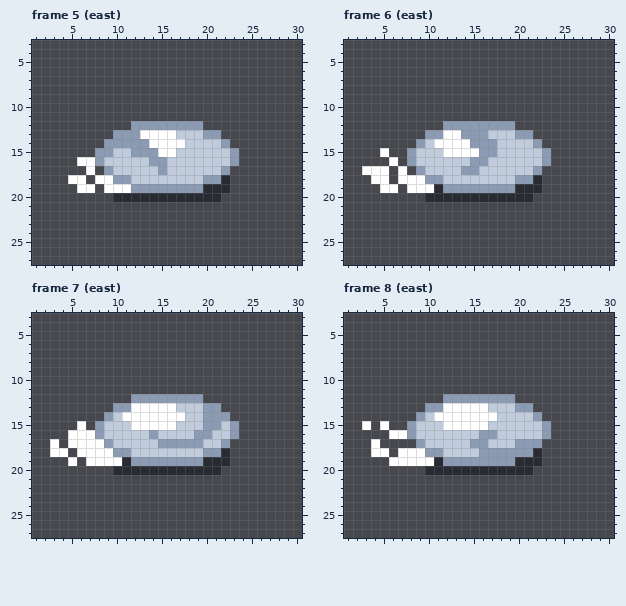
One commit to this pixel-art file: assets/ball6way.ase. Above: the version before the commit.
32x32 pixels, 28 frames. Shown: frame 5 (east): x 1..30, y 3..27; frame 6 (east): x 1..30, y 3..27; frame 7 (east): x 1..30, y 3..27; frame 8 (east): x 1..30, y 3..27. The commit also changed other frames, which this record leaves out.
Now the later version:
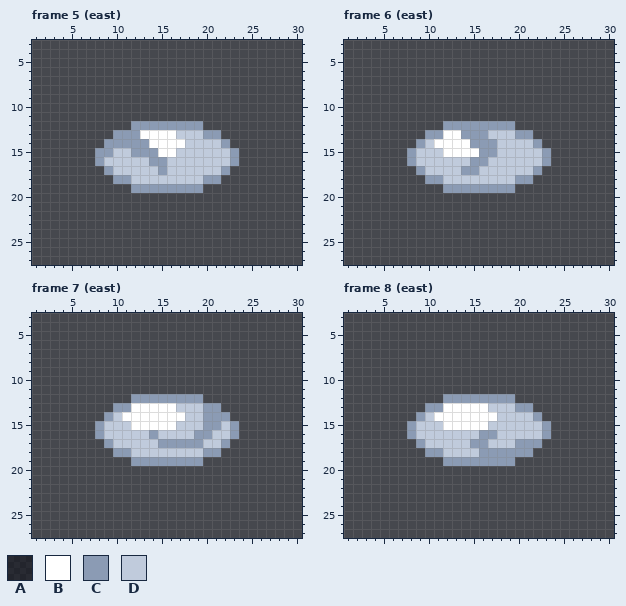
Palette (. is transparent): A #0c0e1980  B #ffffff  C #8b9bb4  D #c0cbdc
Change:
layer "Shadow" now hidden
Frame 5 (east):
Colour A is removed in row 18 at x 22; in row 19 at x 20 to 22; in row 20 at x 10 to 21.
Colour B is removed in row 16 at x 6 to 7; in row 17 at x 7; in row 18 at x 5 to 6 and 8 to 9; in row 19 at x 6 to 7 and 9 to 11.
Frame 6 (east):
Colour A is removed in row 18 at x 22; in row 19 at x 11 and 20 to 22; in row 20 at x 10 to 21.
Colour B is removed in row 15 at x 5; in row 16 at x 6; in row 17 at x 3 to 5 and 7; in row 18 at x 4 to 5 and 7 to 9; in row 19 at x 5 to 6 and 8 to 10.
Frame 7 (east):
Colour A is removed in row 18 at x 22; in row 19 at x 11 and 20 to 22; in row 20 at x 10 to 21.
Colour B is removed in row 15 at x 6; in row 16 at x 5 to 7; in row 17 at x 3 and 5 to 8; in row 18 at x 3 to 4 and 6 to 9; in row 19 at x 5 and 7 to 10.
Frame 8 (east):
Colour A is removed in row 18 at x 22; in row 19 at x 11 and 20 to 22; in row 20 at x 10 to 21.
Colour B is removed in row 15 at x 3 and 5; in row 16 at x 6 to 7; in row 17 at x 4; in row 18 at x 4 to 5 and 7 to 9; in row 19 at x 6 to 10.
